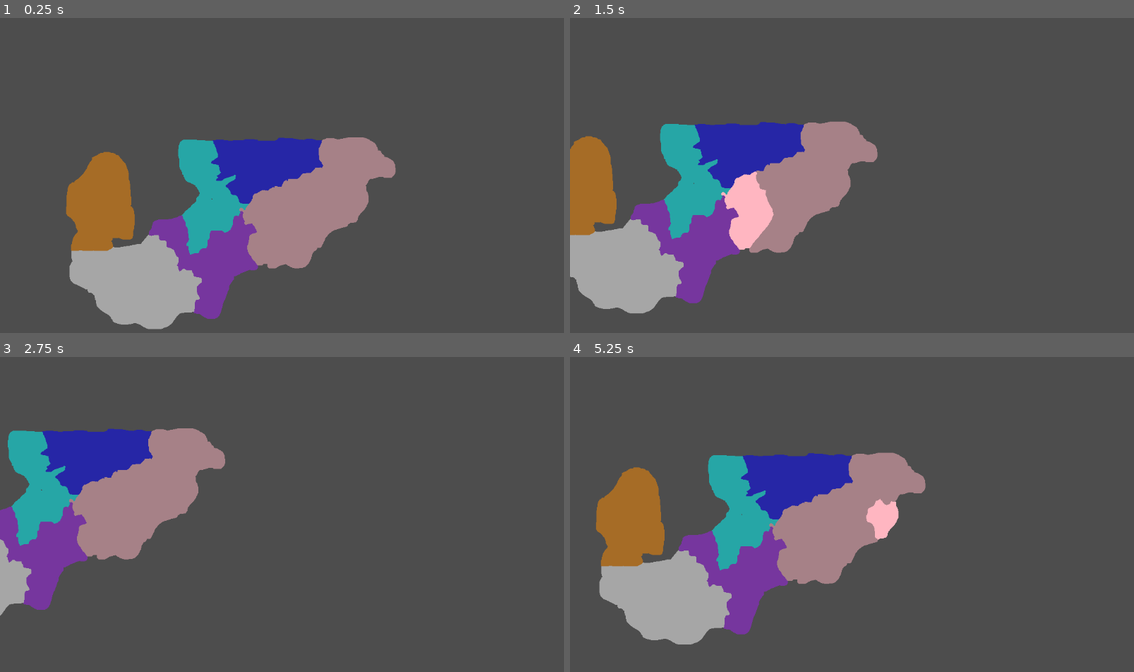
Above: before the commit, frames 1-4 (two rows, left to right).
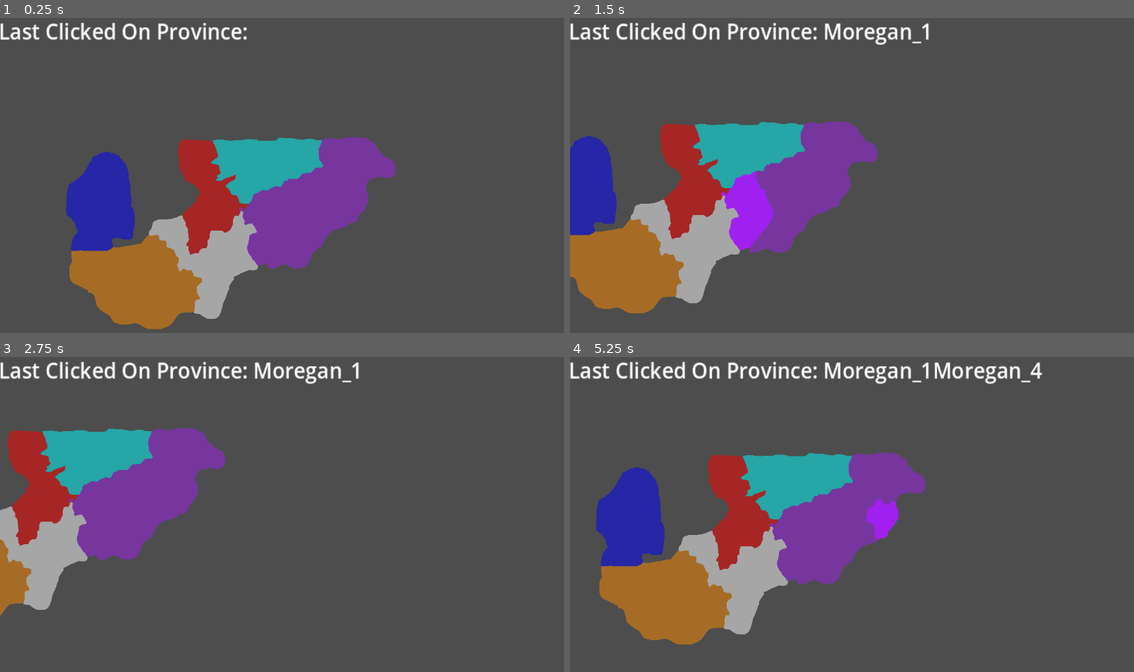
Above: after the commit, the same moments.

Repository: ParkerVetter1/GodotGrandStrategyProject
Game: Godot game, scene res://Scenes/Main.tscn
The game is run twice, just before and just after one commit, with the same random seed, the same clock (stepped at 60 frames per second) and the same inputs.
Inputs (mouse positions are in pixels of both pictures, inside the frame that each line leads up to):
- Up to frame 1 (0.25 s): no input
- Up to frame 2 (1.5 s): tap Enter at 0.5 s; move the mouse to (976, 159) at 0.52 s; hold D (MoveRight) 0.53-1.28 s; hold Shift (Shift) 0.53-1.28 s; click (976, 159) at 0.67 s; move the mouse to (739, 191) at 1.27 s; hold S (MoveDown) from 1.28 s (still down); tap Shift (Shift) at 1.35 s; click (739, 191) at 1.42 s
- Up to frame 3 (2.75 s): move the mouse to (338, 445) at 2.02 s; release S (MoveDown) at 2.03 s; hold D (MoveRight) from 2.03 s (still down); hold Shift (Shift) from 2.03 s (still down); click (338, 445) at 2.17 s
- Up to frame 4 (5.25 s): move the mouse to (823, 577) at 2.77 s; release D (MoveRight) at 2.78 s; release Shift (Shift) at 2.78 s; hold W (MoveUp) 2.78-3.53 s; tap Shift (Shift) at 2.85, 4.35 s; click (823, 577) at 2.92 s; move the mouse to (1021, 561) at 3.52 s; hold Shift (Shift) 3.53-4.28 s; hold A (MoveLeft) 3.53-5.03 s; click (1021, 561) at 3.67 s; move the mouse to (682, 467) at 4.27 s; click (682, 467) at 4.42 s; move the mouse to (880, 514) at 5.02 s; hold S (MoveDown) from 5.03 s (still down); hold Shift (Shift) from 5.03 s (still down); click (880, 514) at 5.17 s

The runs differ from the first frame. In frame 1, 22% of the frame differs, in the area x 0-71%, y 1-99%; in frame 2, 22%; in frame 3, 16%; in frame 4, 23%, in the area x 0-84%, y 1-92%.

Commit message:
Click now work with the UI

Diff:
--- a/Scenes/Main.tscn
+++ b/Scenes/Main.tscn
@@ -1,9 +1,10 @@
-[gd_scene load_steps=5 format=3 uid="uid://bbs0py12sls8i"]
+[gd_scene load_steps=6 format=3 uid="uid://bbs0py12sls8i"]
 
 [ext_resource type="Script" path="res://Scripts/Main.gd" id="1_rko5y"]
 [ext_resource type="Texture2D" uid="uid://da6osur1lr1ck" path="res://Map_Data/FinishedMap.png" id="2_mfqj3"]
 [ext_resource type="Script" path="res://Scripts/RegionsManager.gd" id="3_8g875"]
 [ext_resource type="Script" path="res://Scripts/Camera.gd" id="3_c6ewo"]
+[ext_resource type="PackedScene" uid="uid://0vmeeoo6lau4" path="res://Scenes/MainUI.tscn" id="5_0227v"]
 
 [node name="Main" type="Node2D"]
 script = ExtResource("1_rko5y")
@@ -23,4 +24,11 @@
 scale = Vector2(1.40104, 1.48148)
 script = ExtResource("3_c6ewo")
 
+[node name="MainUi" parent="Camera2D" instance=ExtResource("5_0227v")]
+offset_left = -412.551
+offset_top = -219.375
+offset_right = -412.551
+offset_bottom = -219.375
+
+[connection signal="child_entered_tree" from="Regions" to="." method="_on_regions_child_entered_tree"]
 [connection signal="child_entered_tree" from="Regions" to="Regions" method="_on_child_entered_tree"]
--- /dev/null
+++ b/Scenes/MainUI.tscn
@@ -0,0 +1,22 @@
+[gd_scene load_steps=3 format=3 uid="uid://0vmeeoo6lau4"]
+
+[ext_resource type="Script" path="res://Scripts/UIManager.gd" id="1_nf2ua"]
+
+[sub_resource type="LabelSettings" id="LabelSettings_0m8tt"]
+font_size = 30
+
+[node name="MainUi" type="Control"]
+layout_mode = 3
+anchors_preset = 15
+anchor_right = 1.0
+anchor_bottom = 1.0
+grow_horizontal = 2
+grow_vertical = 2
+script = ExtResource("1_nf2ua")
+
+[node name="Label" type="Label" parent="."]
+layout_mode = 0
+offset_right = 240.0
+offset_bottom = 85.0
+text = "Last Clicked On Province: "
+label_settings = SubResource("LabelSettings_0m8tt")
--- a/Scripts/Main.gd
+++ b/Scripts/Main.gd
@@ -1,16 +1,27 @@
 extends Node2D
 
 @onready var mapImage = %SpriteMap
+
+signal provinceWasClicked
+
 var referenceToRegionsNodes = []
+var referenceToAllProvinces = []
 
 # Called when the node enters the scene tree for the first time.
 func _ready() -> void:
 	mapImage.visible = false
 	load_regions()
 
-# Called every frame. 'delta' is the elapsed time since the previous frame.
-func _process(delta: float) -> void:
-	pass
+#the last clickedProvince
+func clickedNode(node):
+	emit_signal("provinceWasClicked", node.name) # Emit the signal
+
+func getClickedCallFromEachNode():
+	var k = -1
+	for n in referenceToRegionsNodes:
+		for i in n.get_child_count():
+			k = k + 1
+			referenceToAllProvinces[k].connect("WasClicked", Callable(self, "clickedNode"))
 
 func load_regions():
 	var image = mapImage.get_texture().get_image()
@@ -33,6 +44,8 @@
 			province.add_child(province_collision)
 			province.add_child(province_polygon)
 		loadProvinceIntoRegions(province)
+		referenceToAllProvinces.append(province)
+	getClickedCallFromEachNode()
 
 func loadProvinceIntoRegions(province):
 	findRegionNode(province.name, province)
--- a/Scripts/Province_Area.gd
+++ b/Scripts/Province_Area.gd
@@ -2,9 +2,11 @@
 
 @onready var province_name = name
 
+signal WasClicked
+
 # Called when the node enters the scene tree for the first time.
 func _ready() -> void:
-	pass # Replace with function body.
+	pass
 
 # Called every frame. 'delta' is the elapsed time since the previous frame.
 func _process(delta: float) -> void:
@@ -26,4 +28,5 @@
 
 func _on_input_event(viewport: Node, event: InputEvent, shape_idx: int) -> void:
 	if event is InputEventMouseButton and event.button_index == MOUSE_BUTTON_LEFT and event.is_pressed():
-		print(str(province_name) + " Clicked")
+		#print(str(province_name) + " Clicked")
+		emit_signal("WasClicked", self) # Emit the signal
--- a/Scripts/RegionsManager.gd
+++ b/Scripts/RegionsManager.gd
@@ -11,6 +11,6 @@
 	pass
 
 func _on_child_entered_tree(node: Node) -> void:
-	var randomNumb = randi() % regionColors.size() + 1 # returns a number between 0 and 7
+	var randomNumb = randi() % regionColors.size() # returns a number between 0 and 7
 	node.modulate = regionColors[randomNumb]
-	regionColors.erase(regionColors[randomNumb])
+	regionColors.remove_at(randomNumb)
--- /dev/null
+++ b/Scripts/UIManager.gd
@@ -0,0 +1,15 @@
+extends Control
+
+@onready var label = $Label
+
+# Called when the node enters the scene tree for the first time.
+func _ready() -> void:
+	var MainNode = self.get_parent().get_parent()
+	MainNode.connect("provinceWasClicked", Callable(self, "clickedNode"))
+
+func clickedNode(nameOfNodeClicked):
+	label.text = label.text + nameOfNodeClicked
+
+# Called every frame. 'delta' is the elapsed time since the previous frame.
+func _process(delta: float) -> void:
+	pass
